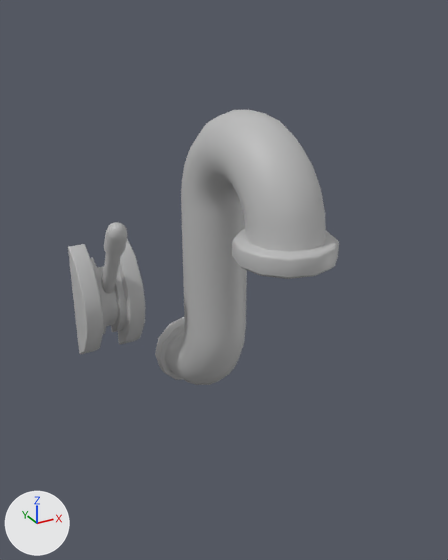
The FBX model Assets/Art/Environment/Props/Models/Env_Props_FlorpDispenser_CW.fbx, before and after one commit.
Rendered twice from a 50 mm camera at (-2.13, -4.63, 3.22) aimed at (-0.16, -1.04, 1.42). Lighting does not change. The marker at lower left points along +X, +Y and +Z. Where no turn or scale is listed for an object, it has been applied to the vertices.

The older version as bpy lines, for what is in view:
```python
me_mesh = bpy.data.meshes.new('Mesh')
me_mesh.from_pydata(...)  # 446 vertices, 456 faces; spans x -34.0..34.0, y 0.0..260.0, z 0.0..190.0
me_mesh.materials.append(mat_lambert4)  # grey #bcbcbc
me_mesh_001 = bpy.data.meshes.new('Mesh.001')
me_mesh_001.from_pydata(...)  # 108 vertices, 108 faces; spans x -0.25..0.25, y -0.345..0.0, z -0.641..0.341
me_mesh_001.materials.append(mat_lambert4)  # grey #bcbcbc
me_mesh_002 = bpy.data.meshes.new('Mesh.002')
me_mesh_002.from_pydata(...)  # 74 vertices, 84 faces; spans x -0.079..0.079, y -0.483..0.048, z -0.028..0.791
me_mesh_002.materials.append(mat_lambert4)  # grey #bcbcbc
ob_florp_dispenser_lever = bpy.data.objects.new('Florp_Dispenser_Lever', me_mesh_002)
ob_florp_dispenser_lever.location = (-0.75, -0.087, 1.0)
ob_florp_dispenser_lever_base = bpy.data.objects.new('Florp_Dispenser_Lever_Base', me_mesh_001)
ob_florp_dispenser_lever_base.location = (-0.75, 0.0, 1.15)
ob_florp_dispenser_pipe = bpy.data.objects.new('Florp_Dispenser_Pipe', me_mesh)
ob_florp_dispenser_pipe.parent = ob_florp_dispenser
ob_florp_dispenser_pipe.location = (0.0, 1.035, 0.0)
```
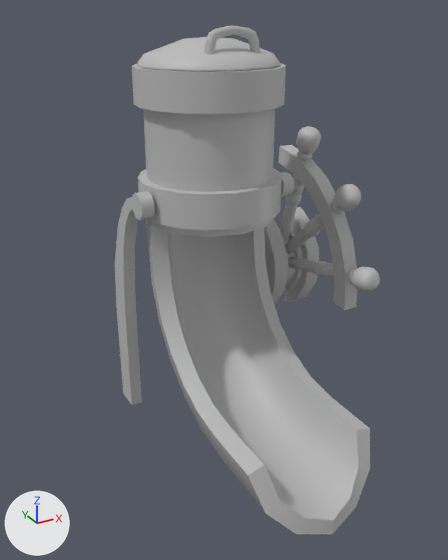
Boxes [x1, y1, x2, y2] around the edits, measured in the pictures (448 x 560 px):
'Florp_Dispenser_Slide', added
    after: [115, 25, 370, 534]
    faces in mat_lambert1 (grey #bcbcbc): [115, 64, 370, 534]
    faces in mat_lambert14 (grey #bcbcbc): [137, 25, 281, 72]
'Florp_Dispenser_Pipe', deleted
    before: [155, 110, 339, 385]
'Florp_Dispenser_Glass', added
    after: [143, 109, 275, 192]
'Florp_Dispenser_Lever', reshaped, moved
    before: [102, 222, 128, 294]
    after: [279, 126, 380, 310]
'Florp_Dispenser_Lever_Base', reshaped, moved
    before: [68, 239, 145, 354]
    after: [264, 207, 319, 305]

Diff of the bpy script that builds the scene:
```diff
--- a/Assets/Art/Environment/Props/Models/Env_Props_FlorpDispenser_CW.fbx.py
+++ b/Assets/Art/Environment/Props/Models/Env_Props_FlorpDispenser_CW.fbx.py
@@ me_mesh_002 @@
-me_mesh_002.from_pydata(...)  # 74 vertices, 84 faces; spans x -0.079..0.079, y -0.483..0.048, z -0.028..0.791
-me_mesh_002.materials.append(mat_lambert4)  # grey #bcbcbc
+me_mesh_002.from_pydata(...)  # 646 vertices, 674 faces; spans x -0.099..0.099, y -1.342..-0.009, z -0.059..1.312
+# me_mesh_002 part 2: 74 vertices removed from x -0.079..0.079, y -0.483..0.048, z -0.028..0.791; 646 vertices added at x -0.099..0.099, y -1.342..-0.009, z -0.059..1.312
+me_mesh_002.materials.append(mat_lambert1)  # grey #bcbcbc
@@ me_mesh_001 @@
-me_mesh_001.from_pydata(...)  # 108 vertices, 108 faces; spans x -0.25..0.25, y -0.345..0.0, z -0.641..0.341
-me_mesh_001.materials.append(mat_lambert4)  # grey #bcbcbc
+me_mesh_001.from_pydata(...)  # 108 vertices, 108 faces; spans x -0.25..0.25, y -0.345..0.0, z -0.491..0.491
+# me_mesh_001 part 1: the whole mesh is rebuilt
+me_mesh_001.materials.append(mat_lambert18)  # grey #bcbcbc
@@ ob_florp_dispenser_pipe @@
-ob_florp_dispenser_pipe = bpy.data.objects.new('Florp_Dispenser_Pipe', me_mesh)
@@ ob_florp_dispenser_lever @@
 ob_florp_dispenser_lever = bpy.data.objects.new('Florp_Dispenser_Lever', me_mesh_002)
-ob_florp_dispenser_lever.location = (-0.75, -0.087, 1.0)
+ob_florp_dispenser_lever.location = (1.0, -0.002, 1.0)
@@ ob_florp_dispenser_lever_base @@
 ob_florp_dispenser_lever_base = bpy.data.objects.new('Florp_Dispenser_Lever_Base', me_mesh_001)
-ob_florp_dispenser_lever_base.location = (-0.75, 0.0, 1.15)
+ob_florp_dispenser_lever_base.location = (1.0, 0.0, 1.0)
@@ ob_florp_dispenser_position @@
 ob_florp_dispenser_position = bpy.data.objects.new('Florp_Dispenser_Position', None)
-ob_florp_dispenser_position.parent = ob_florp_dispenser_pipe
 ob_florp_dispenser_position.location = (0.0, 142.6, 156.1)
@@ ob_florp_dispenser_slide @@
+ob_florp_dispenser_slide = bpy.data.objects.new('Florp_Dispenser_Slide', me_mesh_1)  # 479 vertices, 482 faces; spans x -0.59..0.68, y -1.12..1.12, z -1.55..1.55; in mat_lambert14 (grey #bcbcbc), mat_lambert1 (grey #bcbcbc)
+ob_florp_dispenser_slide.location = (-0.048, -1.124, 1.555)
@@ ob_florp_dispenser_glass @@
+ob_florp_dispenser_glass = bpy.data.objects.new('Florp_Dispenser_Glass', me_mesh_001_1)  # an 18-sided cylinder along z spanning x -0.476..0.476, y -0.468..0.468, z -0.268..0.268; in mat_lambert1 (grey #bcbcbc)
+ob_florp_dispenser_glass.location = (0.0, -0.533, 2.319)
```
